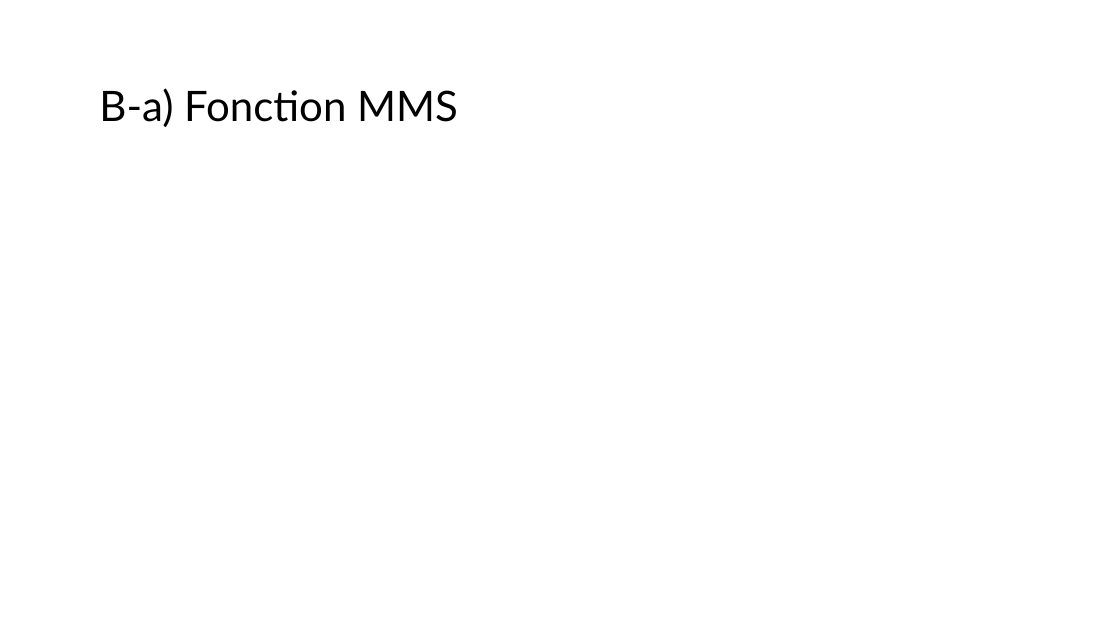
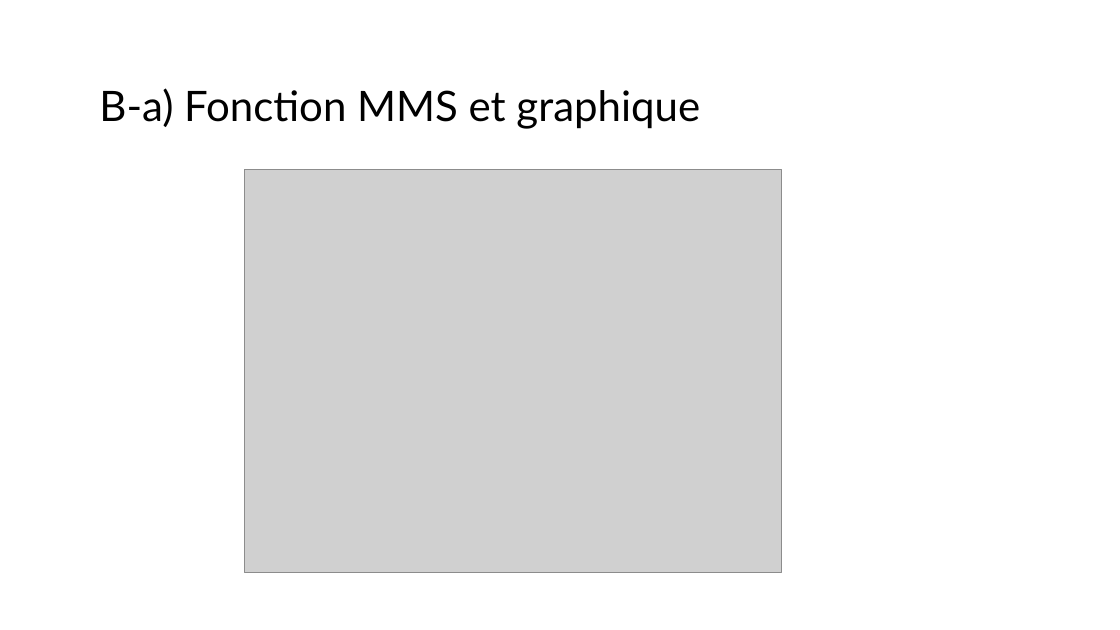
Before and after one commit to mehdibendaya/MEC8211DEV2, a slide deck: slide 7 of Devoir_2.pptx (slide 8 before the commit). Drawn at 1120x630 pixels with LibreOffice and Linux fonts; fonts in the diff are those of the drawing; grey boxes stand for pictures. Boxes give left, top, right and bottom in pixels: in the first picture for what was removed or moved away, otherwise in the second. Text is boxed around its words. In the diff, an @@ line names an element or a change of style, - is before the commit and + after.

```diff
--- a/Devoir_2.pptx
+++ b/Devoir_2.pptx
@@ text at (99,88,700,129): text changed @@
-B-a) Fonction MMS
+B-a) Fonction MMS et graphique
@@ picture added at (245,170,782,573) @@
```
Also in this commit, not shown: 2 other slides changed, 2 slides added, 2 slides removed, 3 other files.
